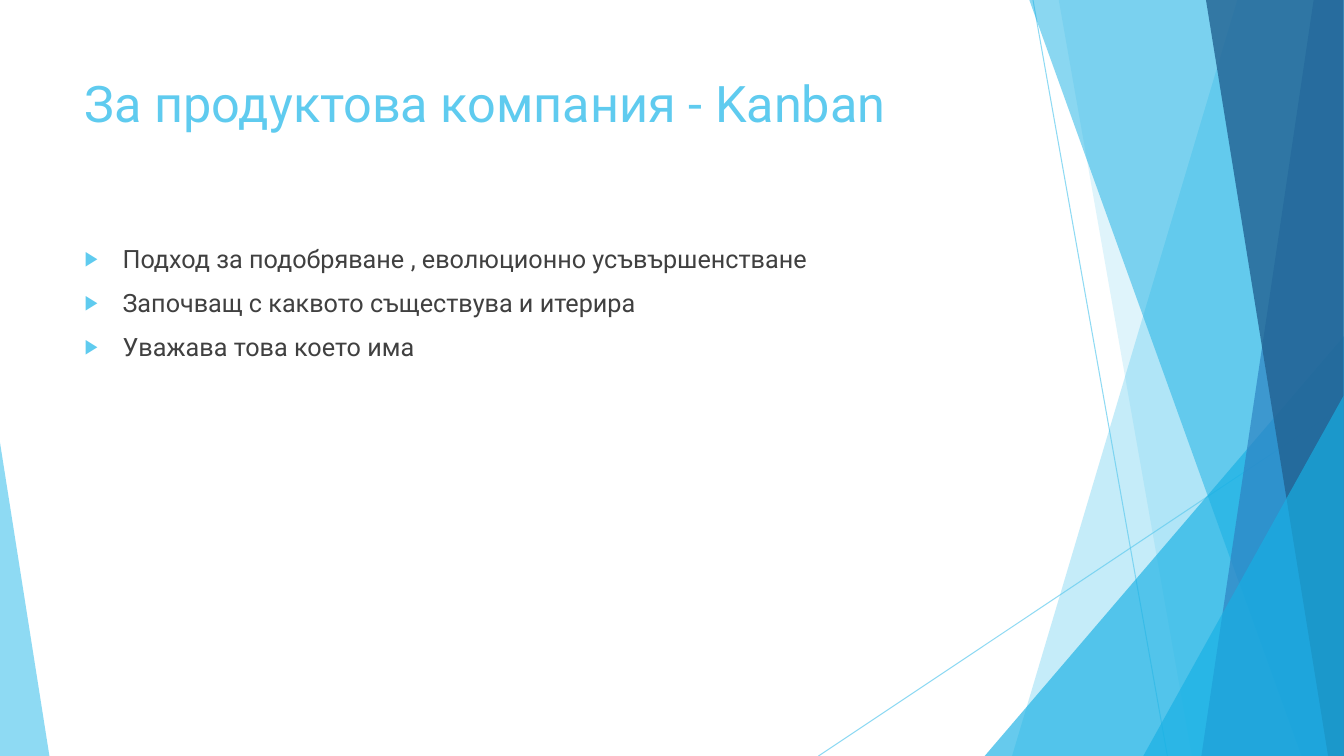
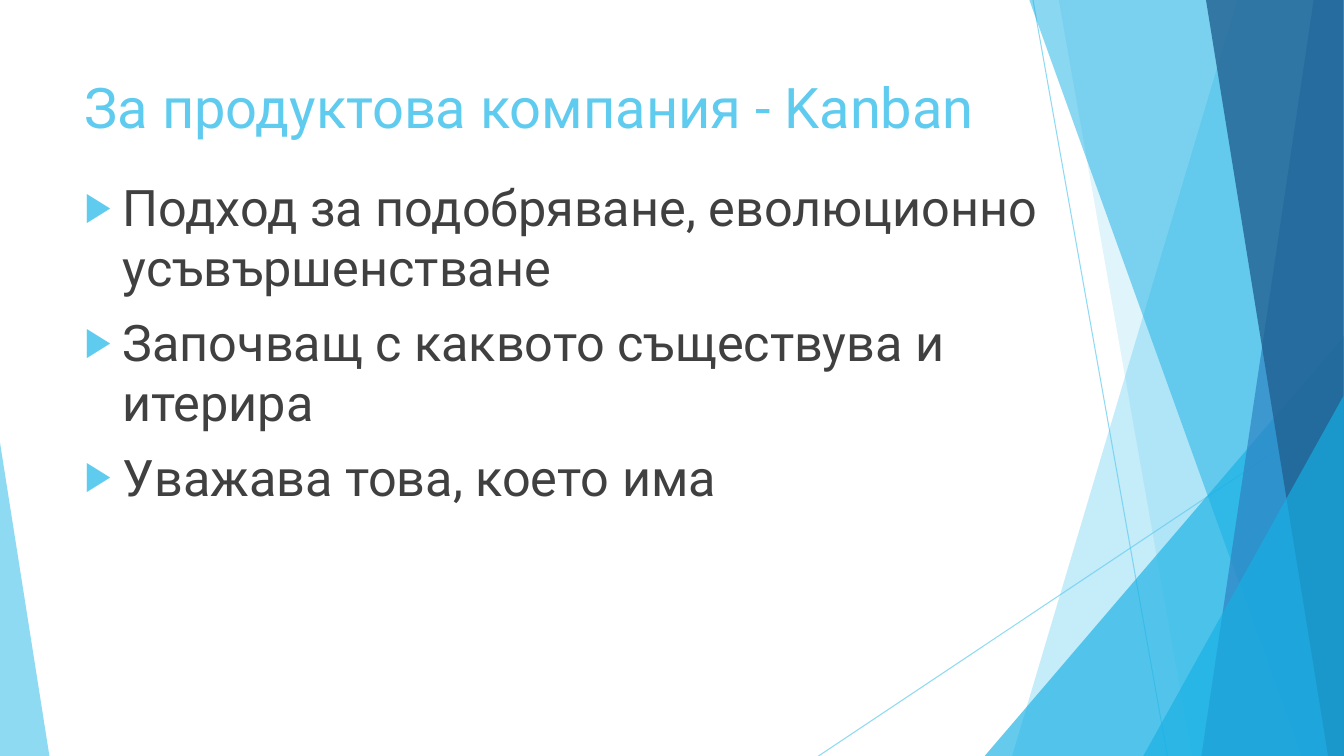
Before and after one commit to vtasheva/coursework-customer-requirements, a slide deck: slide 27 of Coursework - presentation.pptx. Drawn at 1344x756 pixels with LibreOffice and Linux fonts; fonts in the diff are those of the drawing. Boxes give left, top, right and bottom in pixels: in the first picture for what was removed or moved away, otherwise in the second. Text is boxed around its words. In the diff, an @@ line names an element or a change of style, - is before the commit and + after.

Commit message:
Formatting fixes

```diff
--- a/Coursework - presentation.pptx
+++ b/Coursework - presentation.pptx
@@ title "За продуктова компания - Kanban" at (85, 86, 974, 140): size 36 to 40 pt @@
@@ text "Подход за подобряване, еволюционно усъвършенстване": place and size @@
-text "Подход за подобряване, еволюционно усъвършенстване" at (123, 249, 806, 357)
+text "Подход за подобряване, еволюционно усъвършенстване" at (123, 187, 1038, 503)
@@ text at (123, 187, 1038, 297): text changed; size 18 to 36 pt @@
-▶ Подход за подобряване , еволюционно усъвършенстване
+▶ Подход за подобряване, еволюционно усъвършенстване
@@ text at (123, 324, 944, 432): size 18 to 36 pt in "Започващ с каквото съществува и итерира" @@
@@ text at (123, 460, 716, 503): text changed; size 18 to 36 pt @@
-▶ Уважава това което има
+▶ Уважава това, което има
```
Also in this commit, not shown: 6 other slides changed.
